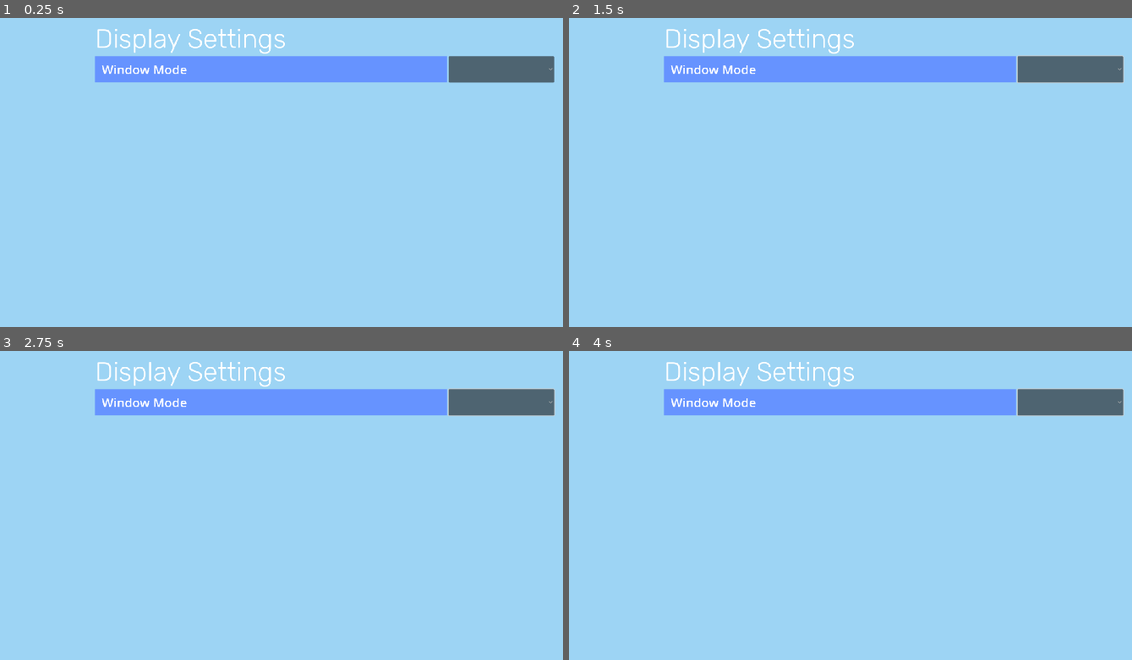
Above: before the commit, frames 1-4 (two rows, left to right).
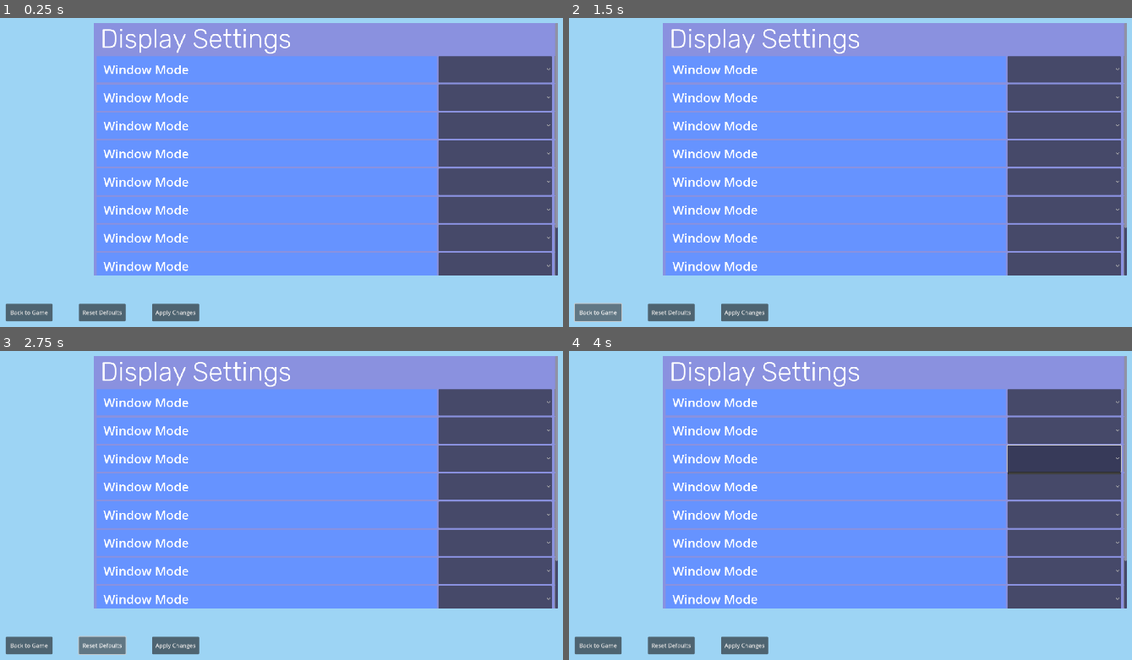
Above: after the commit, the same moments.

Repository: mondobe/TetraCity
Game: Godot game, scene res://scenes/menus/settings.tscn
Two runs of this game, one before a commit and one after it. Both use one fixed random seed, a clock stepped at 60 frames per second and the inputs below. This scene is started directly instead of the project's main scene.
Inputs (mouse positions are in pixels of both pictures, inside the frame that each line leads up to):
- Up to frame 1 (0.25 s): no input
- Up to frame 2 (1.5 s): click (1070, 70) at 0.52 s; click (597, 311) at 1.25 s, where only the run after the commit has a clickable "Back to Game"
- Up to frame 3 (2.75 s): click (101, 644) at 2 s, where only the run after the commit has a clickable "Reset Defaults"
- Up to frame 4 (4 s): click (743, 644) at 2.75 s, where only the run after the commit has a clickable "Apply Changes"; tap Enter (test_end_day) at 3.5 s; move the mouse to (1041, 462) at 3.52 s; press the mouse at (1041, 462) at 3.53 s; hold D (move_right) from 3.53 s (still down)

The runs differ from the first frame. In frame 1, 64% of the frame differs, in the area x 1-100%, y 1-99%; in frame 2, 64%, in the area x 0-100%, y 1-99%; in frame 3, 64%; in frame 4, 64%.

Commit message:
gotta add those buttons on there

Diff:
--- a/scenes/menus/settings.tscn
+++ b/scenes/menus/settings.tscn
@@ -1,6 +1,9 @@
-[gd_scene load_steps=3 format=3 uid="uid://bpnbqv1fkfxwy"]
+[gd_scene load_steps=4 format=3 uid="uid://bpnbqv1fkfxwy"]
 
 [ext_resource type="FontFile" uid="uid://c685qb4m7qjc" path="res://fonts/rubik.ttf" id="1_hmc66"]
+
+[sub_resource type="StyleBoxFlat" id="StyleBoxFlat_jolmi"]
+bg_color = Color(0.53932, 0.569373, 0.875681, 1)
 
 [sub_resource type="StyleBoxFlat" id="StyleBoxFlat_qlurt"]
 bg_color = Color(0.402316, 0.57802, 1, 1)
@@ -15,12 +18,13 @@
 anchor_top = 0.5
 anchor_right = 0.5
 anchor_bottom = 0.5
-offset_left = -640.0
+offset_left = -660.0
 offset_top = -360.0
-offset_right = 640.0
+offset_right = 660.0
 offset_bottom = 360.0
 grow_horizontal = 2
 grow_vertical = 2
+theme_override_styles/panel = SubResource("StyleBoxFlat_jolmi")
 horizontal_scroll_mode = 0
 
 [node name="VBoxContainer" type="VBoxContainer" parent="CanvasLayer/ScrollContainer"]
@@ -34,7 +38,7 @@
 layout_mode = 2
 theme_override_fonts/font = ExtResource("1_hmc66")
 theme_override_font_sizes/font_size = 75
-text = "Display Settings"
+text = " Display Settings"
 vertical_alignment = 1
 
 [node name="HBoxContainer" type="HBoxContainer" parent="CanvasLayer/ScrollContainer/VBoxContainer"]
@@ -42,9 +46,13 @@
 layout_mode = 2
 theme_override_constants/separation = 5
 
+[node name="VSeparator" type="VSeparator" parent="CanvasLayer/ScrollContainer/VBoxContainer/HBoxContainer"]
+layout_mode = 2
+
 [node name="OptionPanel" type="Panel" parent="CanvasLayer/ScrollContainer/VBoxContainer/HBoxContainer"]
-custom_minimum_size = Vector2(1000, 75)
-layout_mode = 2
+layout_mode = 2
+size_flags_horizontal = 3
+size_flags_stretch_ratio = 3.0
 theme_override_styles/panel = SubResource("StyleBoxFlat_qlurt")
 
 [node name="Label" type="Label" parent="CanvasLayer/ScrollContainer/VBoxContainer/HBoxContainer/OptionPanel"]
@@ -57,6 +65,327 @@
 text = " Window Mode"
 
 [node name="OptionButton" type="OptionButton" parent="CanvasLayer/ScrollContainer/VBoxContainer/HBoxContainer"]
-custom_minimum_size = Vector2(300, 75)
-layout_mode = 2
-size_flags_vertical = 4
+custom_minimum_size = Vector2(0, 75)
+layout_mode = 2
+size_flags_horizontal = 3
+size_flags_vertical = 0
+
+[node name="VSeparator2" type="VSeparator" parent="CanvasLayer/ScrollContainer/VBoxContainer/HBoxContainer"]
+layout_mode = 2
+
+[node name="HBoxContainer2" type="HBoxContainer" parent="CanvasLayer/ScrollContainer/VBoxContainer"]
+custom_minimum_size = Vector2(0, 75)
+layout_mode = 2
+theme_override_constants/separation = 5
+
+[node name="VSeparator" type="VSeparator" parent="CanvasLayer/ScrollContainer/VBoxContainer/HBoxContainer2"]
+layout_mode = 2
+
+[node name="OptionPanel" type="Panel" parent="CanvasLayer/ScrollContainer/VBoxContainer/HBoxContainer2"]
+layout_mode = 2
+size_flags_horizontal = 3
+size_flags_stretch_ratio = 3.0
+theme_override_styles/panel = SubResource("StyleBoxFlat_qlurt")
+
+[node name="Label" type="Label" parent="CanvasLayer/ScrollContainer/VBoxContainer/HBoxContainer2/OptionPanel"]
+layout_mode = 2
+offset_left = 10.0
+offset_top = 13.0
+offset_right = 260.0
+offset_bottom = 62.0
+theme_override_font_sizes/font_size = 35
+text = " Window Mode"
+
+[node name="OptionButton" type="OptionButton" parent="CanvasLayer/ScrollContainer/VBoxContainer/HBoxContainer2"]
+custom_minimum_size = Vector2(0, 75)
+layout_mode = 2
+size_flags_horizontal = 3
+size_flags_vertical = 0
+
+[node name="VSeparator2" type="VSeparator" parent="CanvasLayer/ScrollContainer/VBoxContainer/HBoxContainer2"]
+layout_mode = 2
+
+[node name="HBoxContainer3" type="HBoxContainer" parent="CanvasLayer/ScrollContainer/VBoxContainer"]
+custom_minimum_size = Vector2(0, 75)
+layout_mode = 2
+theme_override_constants/separation = 5
+
+[node name="VSeparator" type="VSeparator" parent="CanvasLayer/ScrollContainer/VBoxContainer/HBoxContainer3"]
+layout_mode = 2
+
+[node name="OptionPanel" type="Panel" parent="CanvasLayer/ScrollContainer/VBoxContainer/HBoxContainer3"]
+layout_mode = 2
+size_flags_horizontal = 3
+size_flags_stretch_ratio = 3.0
+theme_override_styles/panel = SubResource("StyleBoxFlat_qlurt")
+
+[node name="Label" type="Label" parent="CanvasLayer/ScrollContainer/VBoxContainer/HBoxContainer3/OptionPanel"]
+layout_mode = 2
+offset_left = 10.0
+offset_top = 13.0
+offset_right = 260.0
+offset_bottom = 62.0
+theme_override_font_sizes/font_size = 35
+text = " Window Mode"
+
+[node name="OptionButton" type="OptionButton" parent="CanvasLayer/ScrollContainer/VBoxContainer/HBoxContainer3"]
+custom_minimum_size = Vector2(0, 75)
+layout_mode = 2
+size_flags_horizontal = 3
+size_flags_vertical = 0
+
+[node name="VSeparator2" type="VSeparator" parent="CanvasLayer/ScrollContainer/VBoxContainer/HBoxContainer3"]
+layout_mode = 2
+
+[node name="HBoxContainer4" type="HBoxContainer" parent="CanvasLayer/ScrollContainer/VBoxContainer"]
+custom_minimum_size = Vector2(0, 75)
+layout_mode = 2
+theme_override_constants/separation = 5
+
+[node name="VSeparator" type="VSeparator" parent="CanvasLayer/ScrollContainer/VBoxContainer/HBoxContainer4"]
+layout_mode = 2
+
+[node name="OptionPanel" type="Panel" parent="CanvasLayer/ScrollContainer/VBoxContainer/HBoxContainer4"]
+layout_mode = 2
+size_flags_horizontal = 3
+size_flags_stretch_ratio = 3.0
+theme_override_styles/panel = SubResource("StyleBoxFlat_qlurt")
+
+[node name="Label" type="Label" parent="CanvasLayer/ScrollContainer/VBoxContainer/HBoxContainer4/OptionPanel"]
+layout_mode = 2
+offset_left = 10.0
+offset_top = 13.0
+offset_right = 260.0
+offset_bottom = 62.0
+theme_override_font_sizes/font_size = 35
+text = " Window Mode"
+
+[node name="OptionButton" type="OptionButton" parent="CanvasLayer/ScrollContainer/VBoxContainer/HBoxContainer4"]
+custom_minimum_size = Vector2(0, 75)
+layout_mode = 2
+size_flags_horizontal = 3
+size_flags_vertical = 0
+
+[node name="VSeparator2" type="VSeparator" parent="CanvasLayer/ScrollContainer/VBoxContainer/HBoxContainer4"]
+layout_mode = 2
+
+[node name="HBoxContainer5" type="HBoxContainer" parent="CanvasLayer/ScrollContainer/VBoxContainer"]
+custom_minimum_size = Vector2(0, 75)
+layout_mode = 2
+theme_override_constants/separation = 5
+
+[node name="VSeparator" type="VSeparator" parent="CanvasLayer/ScrollContainer/VBoxContainer/HBoxContainer5"]
+layout_mode = 2
+
+[node name="OptionPanel" type="Panel" parent="CanvasLayer/ScrollContainer/VBoxContainer/HBoxContainer5"]
+layout_mode = 2
+size_flags_horizontal = 3
+size_flags_stretch_ratio = 3.0
+theme_override_styles/panel = SubResource("StyleBoxFlat_qlurt")
+
+[node name="Label" type="Label" parent="CanvasLayer/ScrollContainer/VBoxContainer/HBoxContainer5/OptionPanel"]
+layout_mode = 2
+offset_left = 10.0
+offset_top = 13.0
+offset_right = 260.0
+offset_bottom = 62.0
+theme_override_font_sizes/font_size = 35
+text = " Window Mode"
+
+[node name="OptionButton" type="OptionButton" parent="CanvasLayer/ScrollContainer/VBoxContainer/HBoxContainer5"]
+custom_minimum_size = Vector2(0, 75)
+layout_mode = 2
+size_flags_horizontal = 3
+size_flags_vertical = 0
+
+[node name="VSeparator2" type="VSeparator" parent="CanvasLayer/ScrollContainer/VBoxContainer/HBoxContainer5"]
+layout_mode = 2
+
+[node name="HBoxContainer6" type="HBoxContainer" parent="CanvasLayer/ScrollContainer/VBoxContainer"]
+custom_minimum_size = Vector2(0, 75)
+layout_mode = 2
+theme_override_constants/separation = 5
+
+[node name="VSeparator" type="VSeparator" parent="CanvasLayer/ScrollContainer/VBoxContainer/HBoxContainer6"]
+layout_mode = 2
+
+[node name="OptionPanel" type="Panel" parent="CanvasLayer/ScrollContainer/VBoxContainer/HBoxContainer6"]
+layout_mode = 2
+size_flags_horizontal = 3
+size_flags_stretch_ratio = 3.0
+theme_override_styles/panel = SubResource("StyleBoxFlat_qlurt")
+
+[node name="Label" type="Label" parent="CanvasLayer/ScrollContainer/VBoxContainer/HBoxContainer6/OptionPanel"]
+layout_mode = 2
+offset_left = 10.0
+offset_top = 13.0
+offset_right = 260.0
+offset_bottom = 62.0
+theme_override_font_sizes/font_size = 35
+text = " Window Mode"
+
+[node name="OptionButton" type="OptionButton" parent="CanvasLayer/ScrollContainer/VBoxContainer/HBoxContainer6"]
+custom_minimum_size = Vector2(0, 75)
+layout_mode = 2
+size_flags_horizontal = 3
+size_flags_vertical = 0
+
+[node name="VSeparator2" type="VSeparator" parent="CanvasLayer/ScrollContainer/VBoxContainer/HBoxContainer6"]
+layout_mode = 2
+
+[node name="HBoxContainer7" type="HBoxContainer" parent="CanvasLayer/ScrollContainer/VBoxContainer"]
+custom_minimum_size = Vector2(0, 75)
+layout_mode = 2
+theme_override_constants/separation = 5
+
+[node name="VSeparator" type="VSeparator" parent="CanvasLayer/ScrollContainer/VBoxContainer/HBoxContainer7"]
+layout_mode = 2
+
+[node name="OptionPanel" type="Panel" parent="CanvasLayer/ScrollContainer/VBoxContainer/HBoxContainer7"]
+layout_mode = 2
+size_flags_horizontal = 3
+size_flags_stretch_ratio = 3.0
+theme_override_styles/panel = SubResource("StyleBoxFlat_qlurt")
+
+[node name="Label" type="Label" parent="CanvasLayer/ScrollContainer/VBoxContainer/HBoxContainer7/OptionPanel"]
+layout_mode = 2
+offset_left = 10.0
+offset_top = 13.0
+offset_right = 260.0
+offset_bottom = 62.0
+theme_override_font_sizes/font_size = 35
+text = " Window Mode"
+
+[node name="OptionButton" type="OptionButton" parent="CanvasLayer/ScrollContainer/VBoxContainer/HBoxContainer7"]
+custom_minimum_size = Vector2(0, 75)
+layout_mode = 2
+size_flags_horizontal = 3
+size_flags_vertical = 0
+
+[node name="VSeparator2" type="VSeparator" parent="CanvasLayer/ScrollContainer/VBoxContainer/HBoxContainer7"]
+layout_mode = 2
+
+[node name="HBoxContainer8" type="HBoxContainer" parent="CanvasLayer/ScrollContainer/VBoxContainer"]
+custom_minimum_size = Vector2(0, 75)
+layout_mode = 2
+theme_override_constants/separation = 5
+
+[node name="VSeparator" type="VSeparator" parent="CanvasLayer/ScrollContainer/VBoxContainer/HBoxContainer8"]
+layout_mode = 2
+
+[node name="OptionPanel" type="Panel" parent="CanvasLayer/ScrollContainer/VBoxContainer/HBoxContainer8"]
+layout_mode = 2
+size_flags_horizontal = 3
+size_flags_stretch_ratio = 3.0
+theme_override_styles/panel = SubResource("StyleBoxFlat_qlurt")
+
+[node name="Label" type="Label" parent="CanvasLayer/ScrollContainer/VBoxContainer/HBoxContainer8/OptionPanel"]
+layout_mode = 2
+offset_left = 10.0
+offset_top = 13.0
+offset_right = 260.0
+offset_bottom = 62.0
+theme_override_font_sizes/font_size = 35
+text = " Window Mode"
+
+[node name="OptionButton" type="OptionButton" parent="CanvasLayer/ScrollContainer/VBoxContainer/HBoxContainer8"]
+custom_minimum_size = Vector2(0, 75)
+layout_mode = 2
+size_flags_horizontal = 3
+size_flags_vertical = 0
+
+[node name="VSeparator2" type="VSeparator" parent="CanvasLayer/ScrollContainer/VBoxContainer/HBoxContainer8"]
+layout_mode = 2
+
+[node name="HBoxContainer9" type="HBoxContainer" parent="CanvasLayer/ScrollContainer/VBoxContainer"]
+custom_minimum_size = Vector2(0, 75)
+layout_mode = 2
+theme_override_constants/separation = 5
+
+[node name="VSeparator" type="VSeparator" parent="CanvasLayer/ScrollContainer/VBoxContainer/HBoxContainer9"]
+layout_mode = 2
+
+[node name="OptionPanel" type="Panel" parent="CanvasLayer/ScrollContainer/VBoxContainer/HBoxContainer9"]
+layout_mode = 2
+size_flags_horizontal = 3
+size_flags_stretch_ratio = 3.0
+theme_override_styles/panel = SubResource("StyleBoxFlat_qlurt")
+
+[node name="Label" type="Label" parent="CanvasLayer/ScrollContainer/VBoxContainer/HBoxContainer9/OptionPanel"]
+layout_mode = 2
+offset_left = 10.0
+offset_top = 13.0
+offset_right = 260.0
+offset_bottom = 62.0
+theme_override_font_sizes/font_size = 35
+text = " Window Mode"
+
+[node name="OptionButton" type="OptionButton" parent="CanvasLayer/ScrollContainer/VBoxContainer/HBoxContainer9"]
+custom_minimum_size = Vector2(0, 75)
+layout_mode = 2
+size_flags_horizontal = 3
+size_flags_vertical = 0
+
+[node name="VSeparator2" type="VSeparator" parent="CanvasLayer/ScrollContainer/VBoxContainer/HBoxContainer9"]
+layout_mode = 2
+
+[node name="HBoxContainer10" type="HBoxContainer" parent="CanvasLayer/ScrollContainer/VBoxContainer"]
+custom_minimum_size = Vector2(0, 75)
+layout_mode = 2
+theme_override_constants/separation = 5
+
+[node name="VSeparator" type="VSeparator" parent="CanvasLayer/ScrollContainer/VBoxContainer/HBoxContainer10"]
+layout_mode = 2
+
+[node name="OptionPanel" type="Panel" parent="CanvasLayer/ScrollContainer/VBoxContainer/HBoxContainer10"]
+layout_mode = 2
+size_flags_horizontal = 3
+size_flags_stretch_ratio = 3.0
+theme_override_styles/panel = SubResource("StyleBoxFlat_qlurt")
+
+[node name="Label" type="Label" parent="CanvasLayer/ScrollContainer/VBoxContainer/HBoxContainer10/OptionPanel"]
+layout_mode = 2
+offset_left = 10.0
+offset_top = 13.0
+offset_right = 260.0
+offset_bottom = 62.0
+theme_override_font_sizes/font_size = 35
+text = " Window Mode"
+
+[node name="OptionButton" type="OptionButton" parent="CanvasLayer/ScrollContainer/VBoxContainer/HBoxContainer10"]
+custom_minimum_size = Vector2(0, 75)
+layout_mode = 2
+size_flags_horizontal = 3
+size_flags_vertical = 0
+
+[node name="VSeparator2" type="VSeparator" parent="CanvasLayer/ScrollContainer/VBoxContainer/HBoxContainer10"]
+layout_mode = 2
+
+[node name="MarginContainer" type="MarginContainer" parent="CanvasLayer"]
+anchors_preset = 2
+anchor_top = 1.0
+anchor_bottom = 1.0
+offset_top = -100.0
+offset_right = 600.0
+grow_vertical = 0
+theme_override_constants/margin_left = 50
+theme_override_constants/margin_bottom = 50
+
+[node name="HBoxContainer" type="HBoxContainer" parent="CanvasLayer/MarginContainer"]
+layout_mode = 2
+theme_override_constants/separation = 75
+
+[node name="Button" type="Button" parent="CanvasLayer/MarginContainer/HBoxContainer"]
+layout_mode = 2
+size_flags_horizontal = 3
+text = "Back to Game"
+
+[node name="Button2" type="Button" parent="CanvasLayer/MarginContainer/HBoxContainer"]
+layout_mode = 2
+size_flags_horizontal = 3
+text = "Reset Defaults"
+
+[node name="Button3" type="Button" parent="CanvasLayer/MarginContainer/HBoxContainer"]
+layout_mode = 2
+size_flags_horizontal = 3
+text = "Apply Changes"
